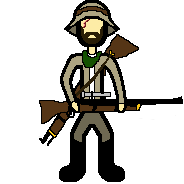
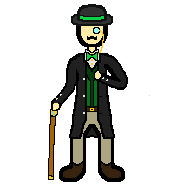
Layer changes from the first 184px x 184px image to the second:
added group "merchant" with 16 layers above "major" over [48, 4, 150, 180]
added layer "merchant #5" in group "merchant" over [48, 4, 150, 180]
hid group "hunter" (10 layers) over [37, 0, 183, 180]
hid "hunter #1" over [37, 0, 183, 180]
